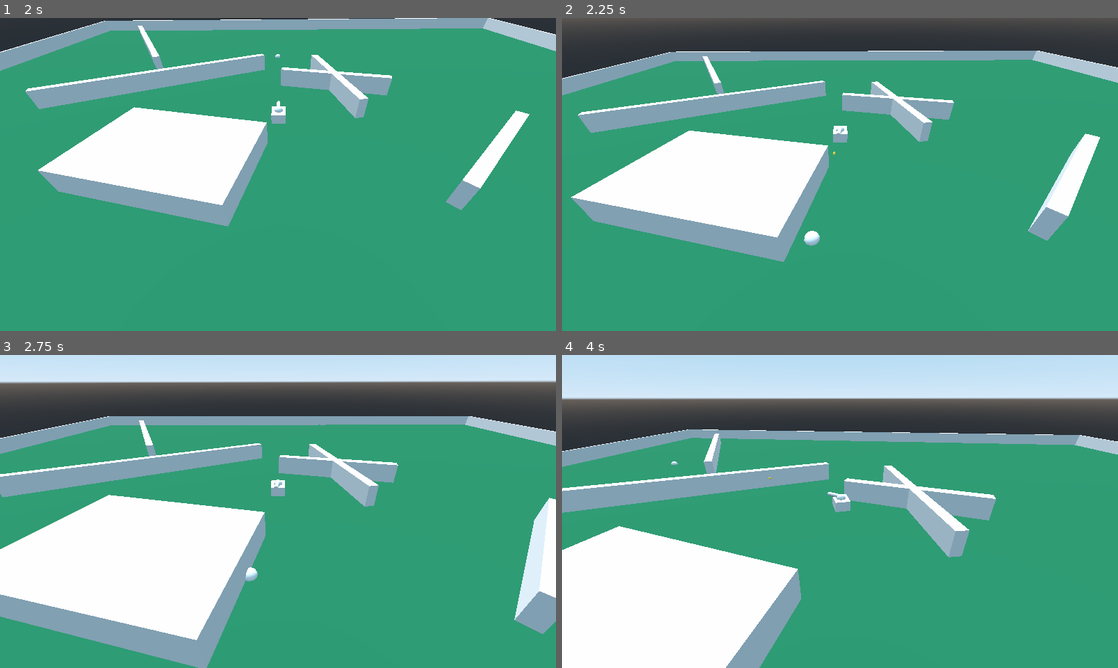
Above: before the commit, frames 1-4 (two rows, left to right).
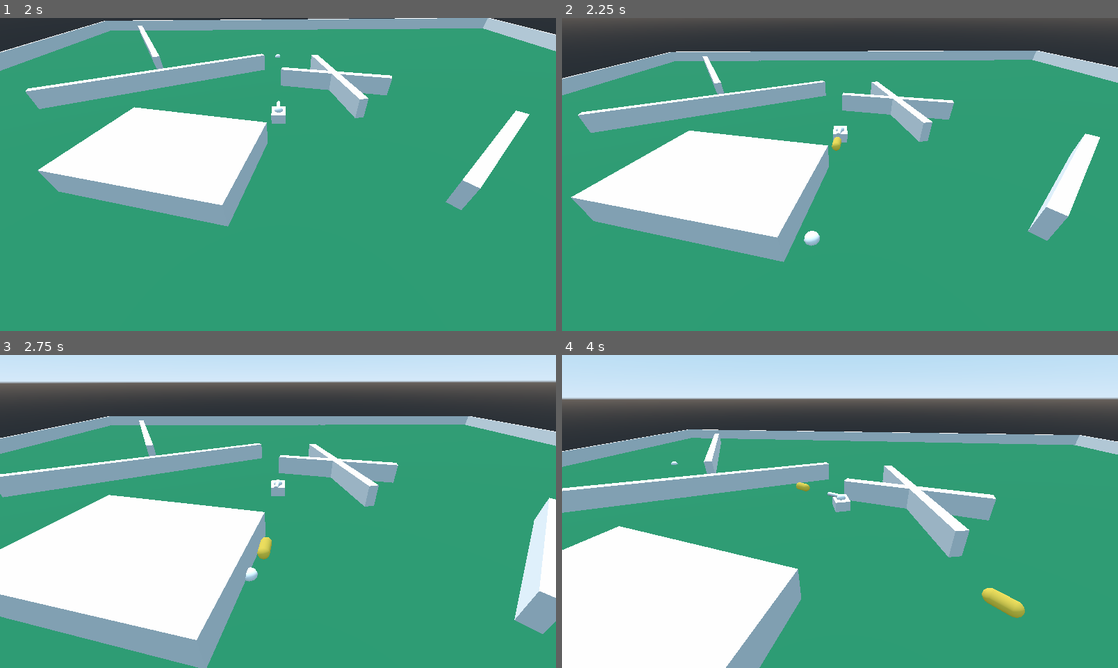
Above: after the commit, the same moments.

Repository: Joe676/Largely-Untitled-Tank-Game
Game: Godot game, scene res://UI/NetworkSetup.tscn
Two runs of this game, one before a commit and one after it. Both use one fixed random seed, a clock stepped at 60 frames per second and the inputs below.
Inputs (mouse positions are in pixels of both pictures, inside the frame that each line leads up to):
- Up to frame 1 (2 s): click (278, 205) at 0.52 s; type "12" at 0.6 s; click "Create Server" at 1.25 s
- Up to frame 2 (2.25 s): move the mouse to (812, 237) at 2.02 s; hold W (Forward) from 2.03 s (still down); click (812, 237) at 2.1 s
- Up to frame 3 (2.75 s): keep holding W (Forward)
- Up to frame 4 (4 s): move the mouse to (1006, 558) at 2.77 s; click (1006, 558) at 2.85 s; move the mouse to (673, 464) at 3.52 s; release W (Forward) at 3.53 s; hold A (Left) from 3.53 s (still down); click (673, 464) at 3.6 s

Frame 1 is identical in both runs. In frame 2, less than 0.1% of the frame differs, in the area x 48-51%, y 38-44%; in frame 3, 0.1%; in frame 4, 0.4%, in the area x 37-84%, y 39-84%.
Error in both runs: Invalid get index '3' (on base: 'Array'). (res://Resources/GlobalScripts/Network.gd:12)

Commit message:
Player and bullet attributes

Diff:
--- a/Godot Files/Objects/Bullet.gd
+++ b/Godot Files/Objects/Bullet.gd
@@ -1,20 +1,34 @@
 extends Area
 
-export (int) var speed : int = 20
-export (float) var life_limit : float = 1
+export(int) var damage: int = 40
+export(int) var speed: int = 20
+export(float) var lifespan: float = 1.0
+export(float) var size: float = 0.5
+
+var on_hit: Array = []
 
 var velocity = Vector3.ZERO
 
+func ctor(_damage: int, _speed: int, _lifespan: float, _size: float, _on_hit: Array):
+	damage = _damage
+	speed = _speed
+	lifespan = _lifespan
+	size = _size
+	on_hit = _on_hit
+
+	return self
+
 func _ready():
+	var mesh = $Mesh
+	mesh.transform = mesh.transform.scaled(Vector3(size, size, size))
 	var lifespan_timer = $LifespanTimer
-	lifespan_timer.wait_time = life_limit
+	lifespan_timer.wait_time = lifespan
 	lifespan_timer.start()
 
 func _physics_process(delta):
 	velocity = transform.basis.z * speed
 	transform.origin += velocity * delta
 
-
 func _on_LifespanTimer_timeout():
 	queue_free()
 
--- a/Godot Files/Objects/Bullet.tscn
+++ b/Godot Files/Objects/Bullet.tscn
@@ -21,9 +21,8 @@
 [node name="Bullet" type="Area"]
 script = ExtResource( 1 )
 speed = 50
-life_limit = 2.0
 
-[node name="MeshInstance" type="MeshInstance" parent="."]
+[node name="Mesh" type="MeshInstance" parent="."]
 mesh = SubResource( 1 )
 material/0 = SubResource( 2 )
 
--- a/Godot Files/Player/TankProto.gd
+++ b/Godot Files/Player/TankProto.gd
@@ -4,10 +4,26 @@
 
 export (PackedScene) var bullet_scene = load("res://Objects/Bullet.tscn")
 
-export var max_angular_velocity = 40
-export var max_speed = 10
 
 #atributes
+#movement
+export(int) var max_speed: int = 10
+export(int) var max_angular_speed: int = 40
+export(int) var max_health: int = 100
+#healing
+export(float) var time_to_healing: float = 5.0
+export(float) var time_between_healing: float = 1.0
+export(int, 0, 100) var healing_value: int = 5
+#shooting
+export(int) var max_bullets: int = 6
+export(float) var reload_time: float = 1.5
+export(float) var shooting_cooldown_time: float = 0.4
+#bullet characteristics
+export(int) var bullet_damage: int = 40
+export(int) var bullet_speed: int = 20
+export(float) var bullet_lifetime: float = 2.0
+export(float) var bullet_size: float = 4.0 #scale
+var bullet_on_hit: Array = []
 
 
 var velocity: Vector3
@@ -18,7 +34,6 @@
 
 puppet var puppet_body_rotation = 0
 puppet var puppet_head_rotation = 0
-
 
 func _ready():
 	print("ready")
@@ -38,7 +53,7 @@
 		# interpret inputs
 		velocity.z = forward_input*max_speed
 		velocity = move_and_slide(velocity.rotated(Vector3(0, 1, 0), rotation.y))
-		angular_velocity = turn_input*max_angular_velocity
+		angular_velocity = turn_input*max_angular_speed
 		rotate_y(deg2rad(angular_velocity)*delta)
 
 		# get mouse position and rotate barrel towards it
@@ -59,8 +74,8 @@
 			puppet_velocity = move_and_slide(puppet_velocity.rotated(Vector3(0, 1, 0), rotation.y))
 
 func shoot():
-	var bullet_transform = get_node("Model/Head/Barrel/BulletOrigin").global_transform
-	var new_bullet = bullet_scene.instance()
+	var bullet_transform: Transform = get_node("Model/Head/Barrel/BulletOrigin").global_transform
+	var new_bullet = bullet_scene.instance().ctor(bullet_damage, bullet_speed, bullet_lifetime, bullet_size, bullet_on_hit)
 	get_parent().add_child(new_bullet)
 	new_bullet.transform = bullet_transform
 
Not shown, changed: Latex/Thesis/concept.tex
Not shown, changed: Latex/Thesis/design.tex
